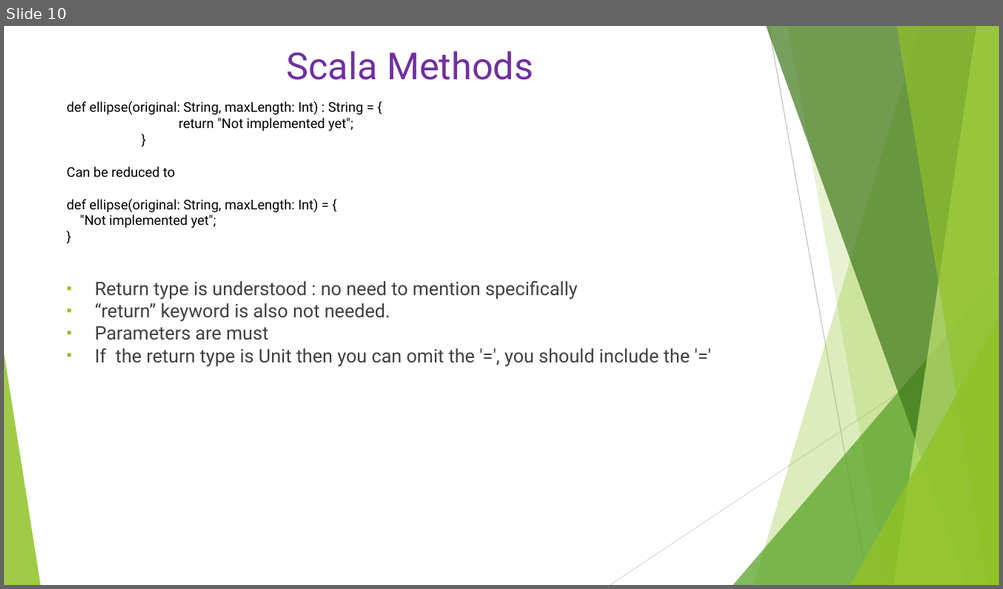
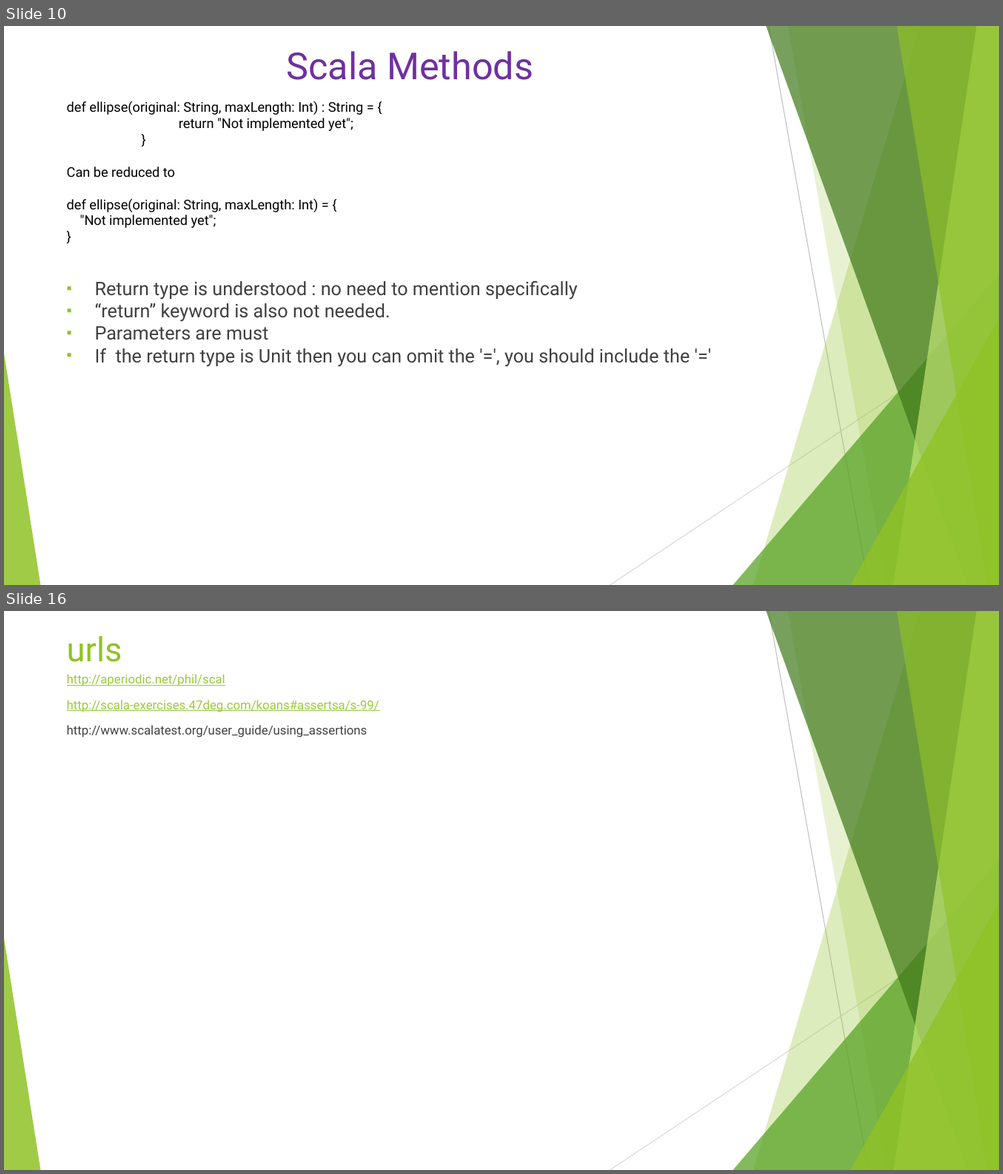
Before and after one commit to Anveshan3175/ScalaTrainingPrep, a slide deck: ScalaRepositary/ScalaTrainingPrep/Scala.pptx. Shown one above the other, each under a label of ours: slide 10 before the commit, slides 10 and 16 after it; the slides between them are not shown. The pictures are 1003x589 and 1003x1174 pixels, drawn with LibreOffice and Linux fonts; fonts in the diff are those of the drawing. Boxes give left, top, right and bottom in pixels: in the first picture for what was removed or moved away, otherwise in the second. Text is boxed around its words. In the diff, an @@ line names an element or a change of style, - is before the commit and + after.

```diff
--- a/ScalaRepositary/ScalaTrainingPrep/Scala.pptx
+++ b/ScalaRepositary/ScalaTrainingPrep/Scala.pptx
@@ slide 16 added at <box>4,611,999,1170</box>, background #FFFFFF; not listed: 10 template elements that a slide beside it also shows @@
@@ title added at <box>67,636,122,662</box>, 32.4 pt, text #90C226 @@
+urls
@@ text added at <box>67,674,379,738</box>, 12 pt, text #99CA3C, underline @@
+http://aperiodic.net/phil/scal
+http://scala-exercises.47deg.com/koans#assertsa/s-99/
+http://www.scalatest.org/user_guide/using_assertions
```
Also in this commit, not shown: 5 other slides added, 1 slide removed, 1 other file.
